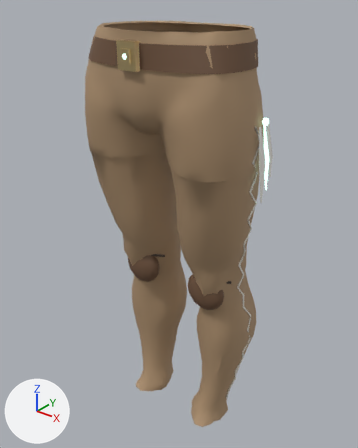
The glTF model game/assets/characters/hero/wear/u_windswift_breeches.glb, before and after one commit.
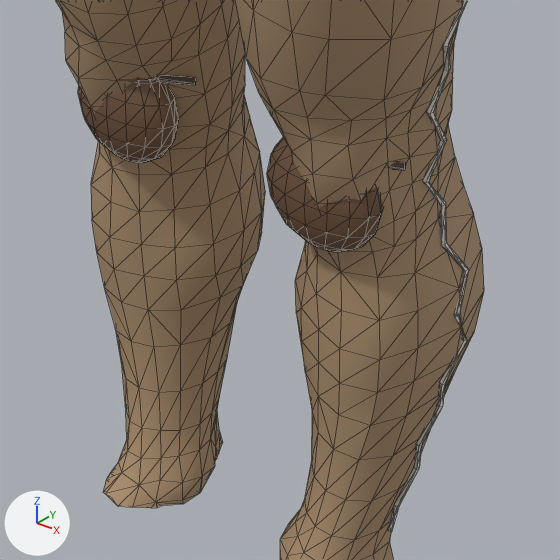
Each version appears first whole from a 50 mm camera at (0.667, -0.835, 1.172) aimed at (-0.008, 0.009, 0.649), and next in a close-up on the part from 29% to 78% of the width and 51% to 91% of the height. The lights are fixed; the arrows at lower left show +X, +Y and +Z. The first two pictures are the older version. The close-ups show mesh edges as thin lines. Vertices at exactly the same position are counted once.

The scene before the commit, as lines of its bpy script (objects in view):
```python
me_wear = bpy.data.meshes.new('wear')
me_wear.from_pydata(...)  # 1335 vertices, 2532 faces; spans x -0.216..0.214, y -0.147..0.131, z 0.102..1.097
# faces by material slot: [2260, 272]
me_wear.materials.append(mat_bh_leather__it_hw_tan)  # beige #ad906f
me_wear.materials.append(mat_bh_cloth_secondary__it_hw_white)  # white #edebe5
me_wear_ankle_l = bpy.data.meshes.new('wear_ankle_L')
me_wear_ankle_l.from_pydata(...)  # 34 vertices, 64 faces; spans x 0.136..0.182, y 0.027..0.065, z 0.159..0.401
me_wear_ankle_l.materials.append(mat_bh_cloth_secondary__it_hw_white)  # white #edebe5
me_wear_knee = bpy.data.meshes.new('wear_knee')
me_wear_knee.from_pydata(...)  # 256 vertices, 496 faces; spans x -0.159..0.159, y -0.052..0.0, z 0.47..0.57
# faces by material slot: [48, 448]
me_wear_knee.materials.append(mat_bh_leather__it_hw_darkleather)  # brown #453830
me_wear_knee.materials.append(mat_bh_leather__it_hw_leather)  # brown #6f523c
ob_wear = bpy.data.objects.new('wear', me_wear)
ob_wear.location = (0.0, 0.0, 0.0)
ob_wear_ankle_l = bpy.data.objects.new('wear_ankle_L', me_wear_ankle_l)
ob_wear_ankle_l.location = (0.0, 0.0, 0.0)
ob_wear_knee = bpy.data.objects.new('wear_knee', me_wear_knee)
ob_wear_knee.location = (0.0, 0.0, 0.0)
```
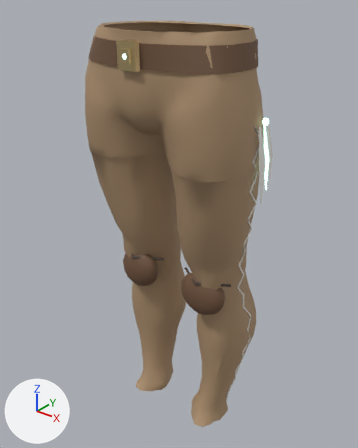
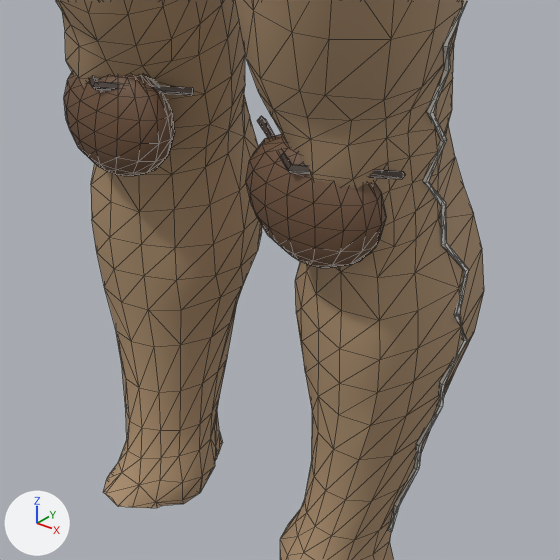
The newer file adds a shape key; the second version is drawn at full value of the shape key 'female' of 'wear_knee', and the change is written as the vertex moves it makes.

Location of each change, [x1, y1, x2, y2] in pixels of the close-ups (560 x 560 px; the box of a moved part takes in the faces that stretch with it):
'wear_knee', reshaped (11% taller)
    before: [78, 75, 406, 252]
    after: [64, 72, 405, 268]
part 1 of me_wear_knee, moved or reshaped
    before: [267, 137, 406, 252]
    after: [246, 116, 405, 268]
part 2 of me_wear_knee, moved or reshaped
    before: [78, 75, 196, 163]
    after: [64, 72, 194, 176]

Patch to the scene script:
```diff
--- a/game/assets/characters/hero/wear/u_windswift_breeches.glb.py
+++ b/game/assets/characters/hero/wear/u_windswift_breeches.glb.py
@@ me_wear_knee @@
 # used by ob_wear_knee; location = (0.0, 0.0, 0.0)
-me_wear_knee.from_pydata(...)  # 256 vertices, 496 faces; spans x -0.159..0.159, y -0.052..0.0, z 0.47..0.57
+me_wear_knee.from_pydata(...)  # 256 vertices, 496 faces; spans x -0.164..0.164, y -0.067..-0.013, z 0.467..0.567
+# me_wear_knee part 1: 128 of 256 vertices moved; they spanned x 0.039..0.159, y -0.052..0.0, z 0.47..0.57 and now span x 0.032..0.164, y -0.067..-0.013, z 0.467..0.567; mean shift (-0.002, -0.014, -0.002); largest move (0.113, -0.018, 0.474) -> (0.117, -0.037, 0.472)
+# me_wear_knee part 2: 128 of 256 vertices moved; they spanned x -0.159..-0.039, y -0.052..0.0, z 0.47..0.57 and now span x -0.164..-0.032, y -0.067..-0.013, z 0.467..0.567; mean shift (0.002, -0.014, -0.002); largest move (-0.113, -0.018, 0.474) -> (-0.117, -0.037, 0.472)
 me_wear_knee.materials.append(mat_bh_leather__it_hw_darkleather)
```
